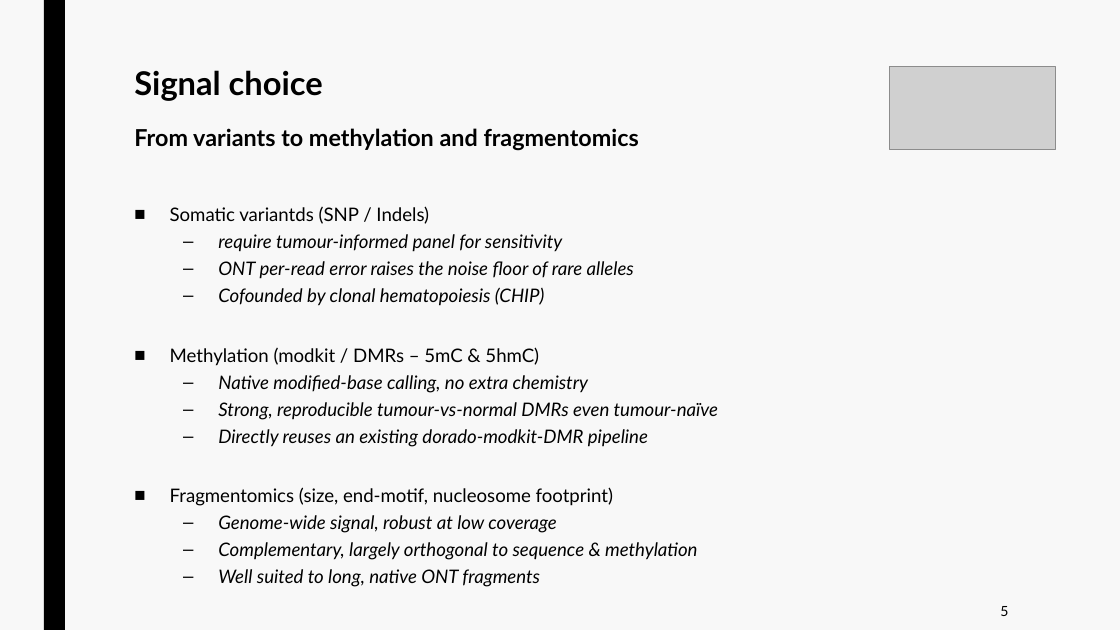
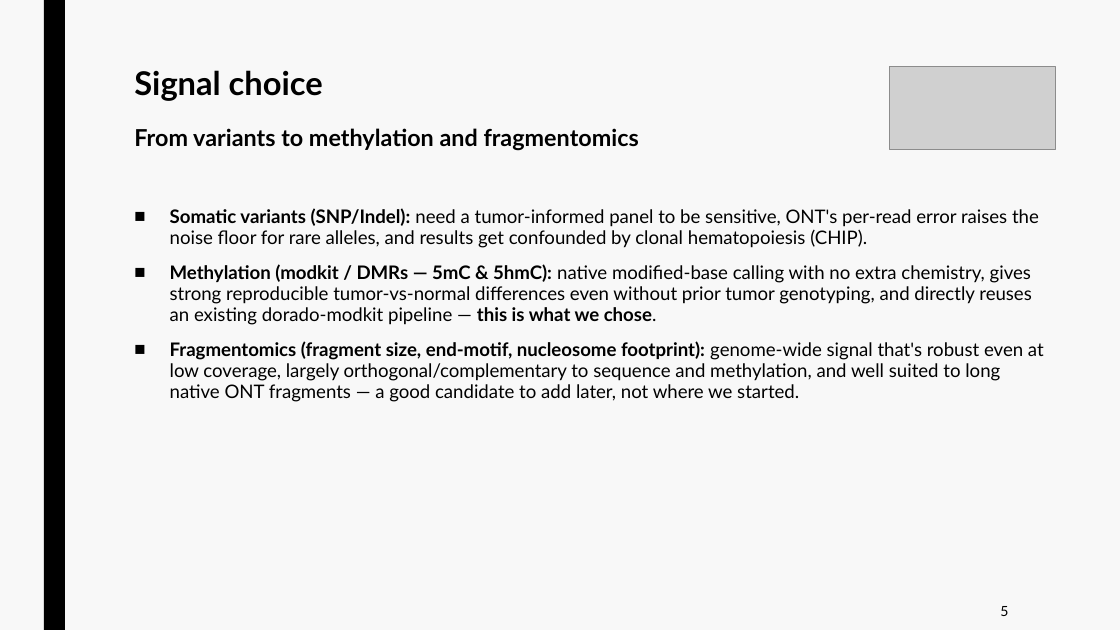
Before and after one commit to jurtasun/presentations, a slide deck: slide 19 of 202609_vhio_symposium/202609_vhio_technical.ppt (slide 23 before the commit). Drawn at 1120x630 pixels with LibreOffice and Linux fonts; fonts in the diff are those of the drawing; grey boxes stand for pictures. Boxes give left, top, right and bottom in pixels: in the first picture for what was removed or moved away, otherwise in the second. Text is boxed around its words. In the diff, an @@ line names an element or a change of style, - is before the commit and + after.

```diff
--- a/202609_vhio_symposium/202609_vhio_technical.ppt
+++ b/202609_vhio_symposium/202609_vhio_technical.ppt
@@ text at <box>170,208,1044,402</box>: text changed; italic off @@
-■ Somatic variantds (SNP / Indels)
-  – require tumour-informed panel for sensitivity
-  – ONT per-read error raises the noise floor of rare alleles
-  – Cofounded by clonal hematopoiesis (CHIP)
-■ Methylation (modkit / DMRs – 5mC & 5hmC)
-  – Native modified-base calling, no extra chemistry
-  – Strong, reproducible tumour-vs-normal DMRs even tumour-naïve
-  – Directly reuses an existing dorado-modkit-DMR pipeline
-■ Fragmentomics (size, end-motif, nucleosome footprint)
-  – Genome-wide signal, robust at low coverage
-  – Complementary, largely orthogonal to sequence & methylation
-  – Well suited to long, native ONT fragments
+■ Somatic variants (SNP/Indel): need a tumor-informed panel to be sensitive, ONT's per-read error raises the noise floor for rare alleles, and results get confounded by clonal hematopoiesis (CHIP).
+■ Methylation (modkit / DMRs — 5mC & 5hmC): native modified-base calling with no extra chemistry, gives strong reproducible tumor-vs-normal differences even without prior tumor genotyping, and directly reuses an existing dorado-modkit pipeline — this is what we chose.
+■ Fragmentomics (fragment size, end-motif, nucleosome footprint): genome-wide signal that's robust even at low coverage, largely orthogonal/complementary to sequence and methylation, and well suited to long native ONT fragments — a good candidate to add later, not where we started.
```
Also in this commit, not shown: 12 other slides changed, 8 slides added, 16 slides removed, 5 other files.
